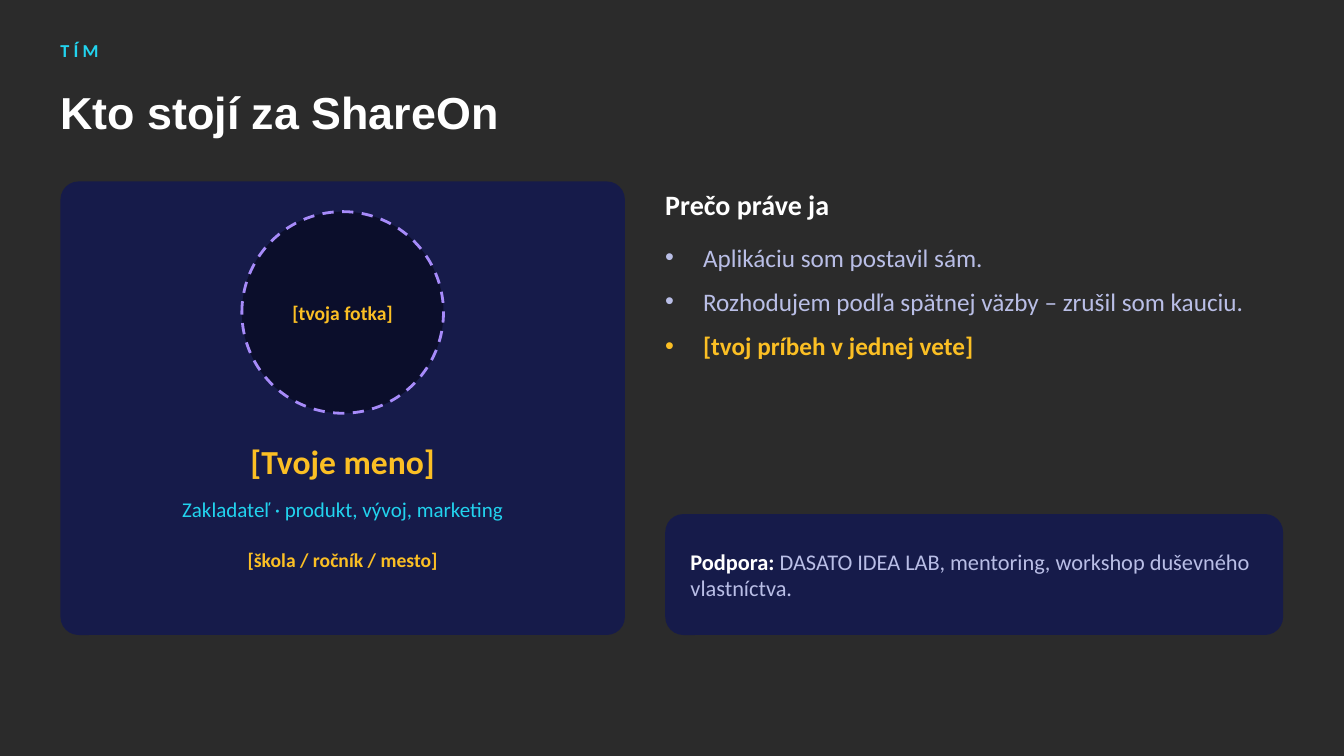
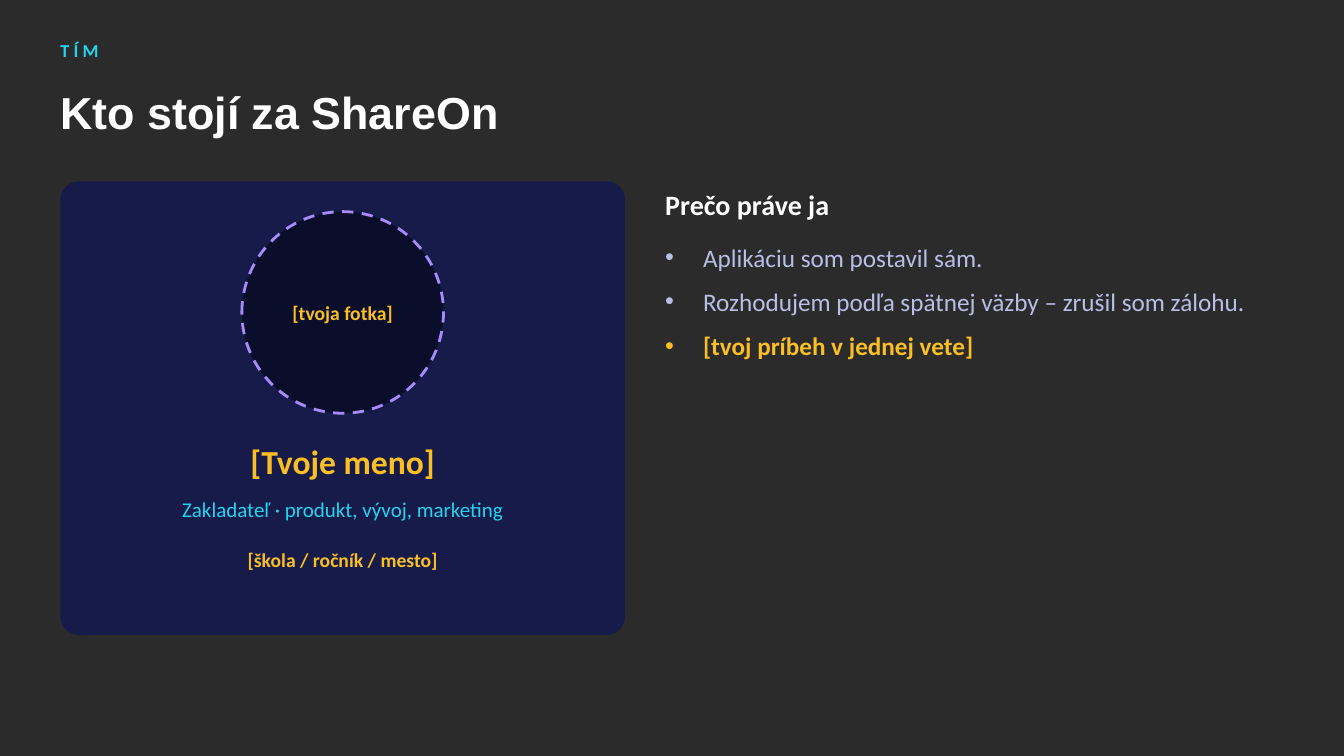
Before and after one commit to samueljurik5-web/shareon, a slide deck: slide 8 of docs/pitch/ShareOn-pitch-deck.pptx. Drawn at 1344x756 pixels with LibreOffice and Linux fonts; fonts in the diff are those of the drawing; background and template pictures are left out; a plain dark background stands for a picture behind light text. Boxes give left, top, right and bottom in pixels: in the first picture for what was removed or moved away, otherwise in the second. Text is boxed around its words. In the diff, an @@ line names an element or a change of style, - is before the commit and + after.

```diff
--- a/docs/pitch/ShareOn-pitch-deck.pptx
+++ b/docs/pitch/ShareOn-pitch-deck.pptx
@@ text at (703, 293, 1244, 316): text changed @@
-• Rozhodujem podľa spätnej väzby – zrušil som kauciu.
+• Rozhodujem podľa spätnej väzby – zrušil som zálohu.
@@ rounded rectangle removed at (665, 514, 1284, 635) @@
@@ text removed at (690, 554, 1250, 596) @@
-Podpora: DASATO IDEA LAB, mentoring, workshop duševného vlastníctva.
```
Also in this commit, not shown: 9 other slides changed, 1 other file.
